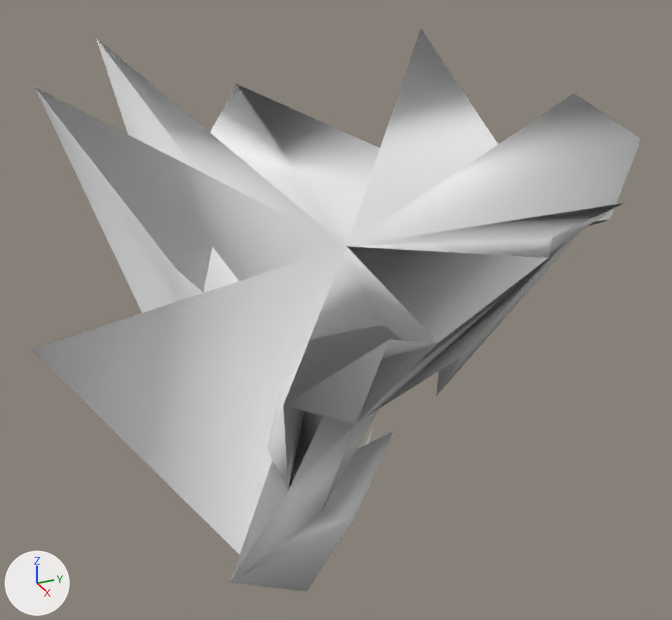
Two versions of the OBJ model src/main/resources/assets/kn8/meshes/kaiju_no9_fusion/jaw.obj, one commit apart.
The view is the same before and after, from a 50 mm camera at (0.754, 0.306, 4.441) aimed at (0.136, 0.584, 4.132). The axes (+X, +Y, +Z) are drawn at lower left. The lights are the same throughout. The older version comes first. Where no turn or scale is listed for an object, it has been applied to the vertices. Vertices at exactly the same position are counted once.

Names of what the first picture shows: 'jaw'.
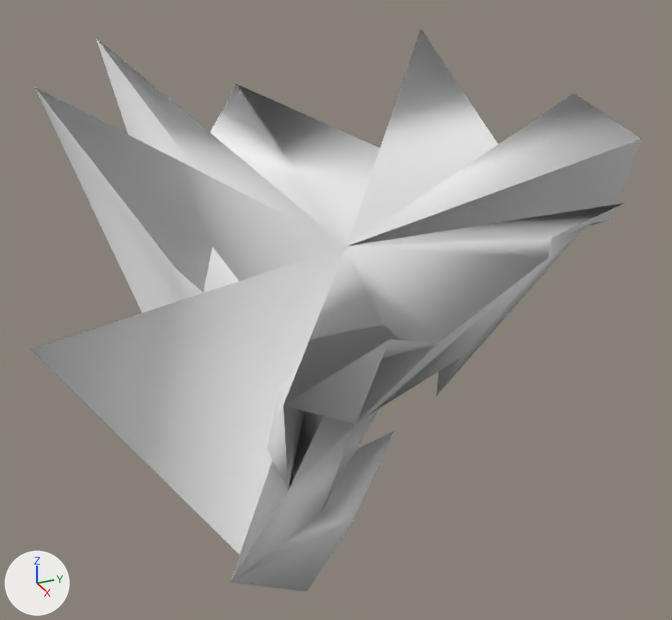
Boxes [x1, y1, x2, y2] around the edits, measured in the pictures (672 x 620 px):
part 1 of me_jaw, reshaped
    before: [347, 139, 641, 445]
    after: [347, 139, 641, 343]

What the commit changed:
me_jaw is used by ob_jaw; location (0.0, 0.0, 0.0).
Verts and faces of me_jaw; kept vertices keep their numbers, new ones are numbered from 62.
Before the commit, vertices of me_jaw: 4 (0.337, 0.558, 4.199) at pixel (438, 342), 5 (0.309, 0.652, 4.227) at pixel (548, 257), 26 (0.175, 0.585, 3.976), 27 (0.178, 0.571, 3.991), 30 (0.16, 0.606, 4.03) at pixel (372, 428).
Before the commit, vertices of me_jaw: 33 (0.214, 0.781, 4.205) at pixel (610, 219), 35 (0.175, 0.838, 4.253) at pixel (641, 138), 51 (0.039, 0.52, 4.19), 52 (0.025, 0.559, 4.169), 53 (0.031, 0.525, 4.135).
Before the commit, vertices of me_jaw: 60 (0.141, 0.59, 4.187) at pixel (346, 246).
me_jaw had 62 vertices, 132 faces and spanned x -0.106..0.412, y 0.357..0.838, z 3.896..4.326.
me_jaw now has 61 vertices, 130 faces and spans x -0.106..0.412, y 0.357..0.838, z 3.896..4.326.
Part 1, on me_jaw:
Vertices deleted: 30 (with the faces that use them).
Faces deleted: (51, 53, 52), (4, 60, 5), (33, 35, 60).
New faces: (4, 5, 60), (33, 60, 35).
